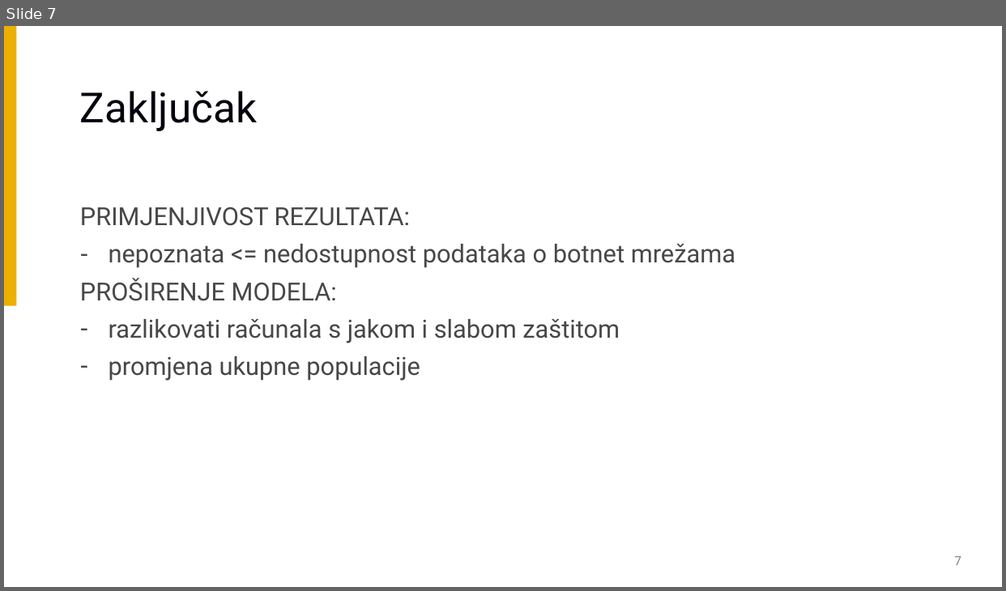
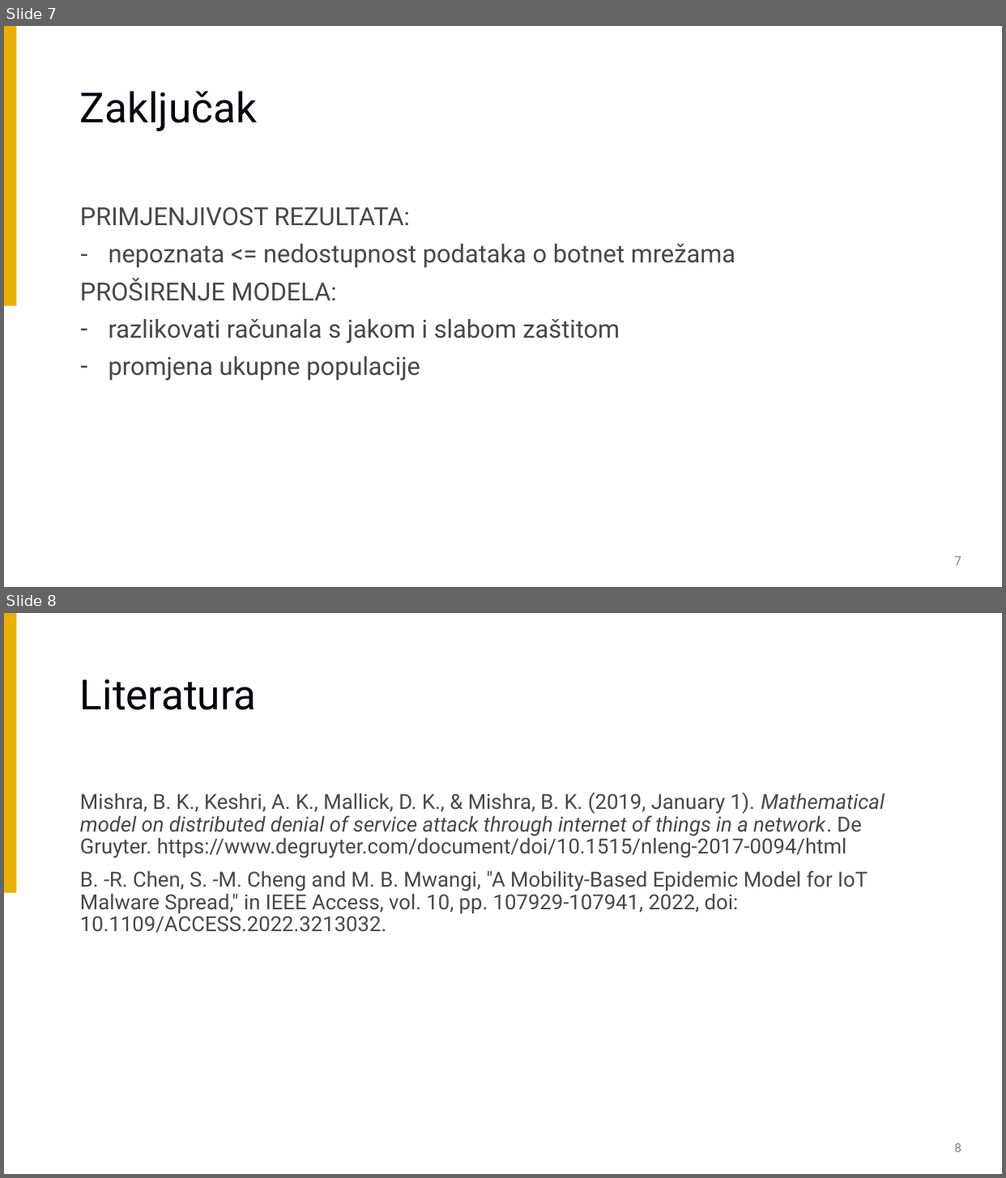
Before and after one commit to mv54173/julia, a slide deck: projekt/projektni_rad_Marko_Varga.pptx. Shown one above the other, each under a label of ours: slide 7 before the commit, slides 7 and 8 after it. The pictures are 1006x591 and 1006x1178 pixels, drawn with LibreOffice and Linux fonts; fonts in the diff are those of the drawing; background and template pictures are left out. Boxes give left, top, right and bottom in pixels: in the first picture for what was removed or moved away, otherwise in the second. Text is boxed around its words. In the diff, an @@ line names an element or a change of style, - is before the commit and + after.

```diff
--- a/projekt/projektni_rad_Marko_Varga.pptx
+++ b/projekt/projektni_rad_Marko_Varga.pptx
@@ slide 8 added at (4, 613, 1002, 1174), background #FFFFFF; not listed: 1 template element that a slide beside it also shows @@
@@ title added at (80, 679, 257, 710), 40 pt, text #02000D @@
+Literatura
@@ subtitle added at (80, 792, 884, 933), 20 pt, text #474747 @@
+Mishra, B. K., Keshri, A. K., Mallick, D. K., & Mishra, B. K. (2019, January 1). Mathematical model on distributed denial of service attack through internet of things in a network. De Gruyter. https://www.degruyter.com/document/doi/10.1515/nleng-2017-0094/html
+B. -R. Chen, S. -M. Cheng and M. B. Mwangi, "A Mobility-Based Epidemic Model for IoT Malware Spread," in IEEE Access, vol. 10, pp. 107929-107941, 2022, doi: 10.1109/ACCESS.2022.3213032.
@@ page number added at (954, 1144, 961, 1152), 12 pt, text #808080 @@
+8
```
Also in this commit, not shown: 6 slides changed.
